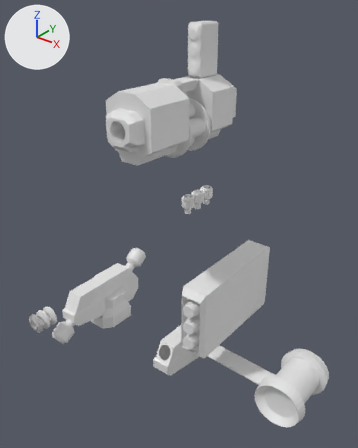
One commit to the Blender file Assets/Models/NewMech/base-mech.blend: the scene before it, then after it.
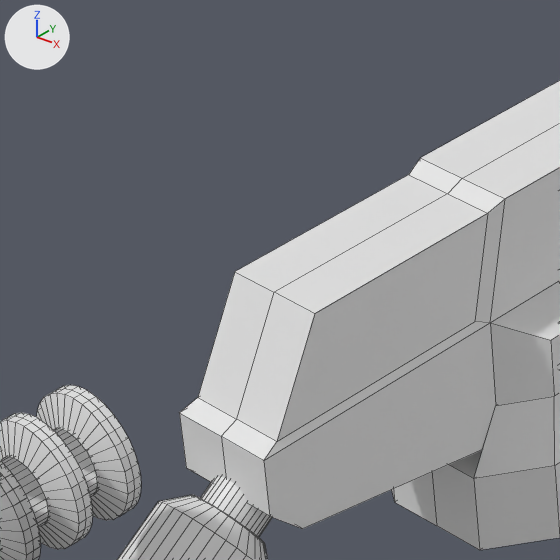
Old and new are each drawn whole from a 50 mm lens placed at (43.6, -43.3, 70.8), pointed at (12.2, -4.1, 46.5) and again close up on the part from 11% to 32% of the width and 57% to 74% of the height. Every picture has the same lights, and +X, +Y and +Z are marked at upper left. The close-ups show mesh edges as thin lines.

Script lines for the objects in view, before the commit:
```python
ob_capacitor_002 = bpy.data.objects.new('Capacitor.002', me_cylinder_014)
ob_capacitor_002.parent = ob_laser_gun_base
ob_capacitor_002.location = (-1.542, 1.636, 31.57)
ob_capacitor_002.rotation_euler = (-2.147, -0.0561, 3.192)  # degrees (-123, -3.2, 183)
ob_laser_gun_base = bpy.data.objects.new('Laser_Gun_Base', me_cube_015)
ob_laser_gun_base.parent = ob_uppertorso
ob_laser_gun_base.location = (0.0807, -2.861, 27.3)
ob_laser_gun_coil_002 = bpy.data.objects.new('Laser_Gun_Coil.002', me_cylinder_006)
ob_laser_gun_coil_002.parent = ob_laser_gun_base
ob_laser_gun_coil_002.location = (-1.585, -2.055, 34.38)
ob_laser_gun_coil_002.rotation_euler = (1.571, 3.142, 0.0)  # degrees (90, 180, 0)
ob_laser_gun_coil_002.scale = (-1.0, -1.0, -0.362)
# also in view: 'Laser_Gun_Coil.001' at (0.1, -16.3, 34.2); 'Laser_Gun_Coil.004' at (0.1, -14.2, 34.2); 'Laser_Gun_Coil.003' at (0.1, -15.2, 34.2)
```
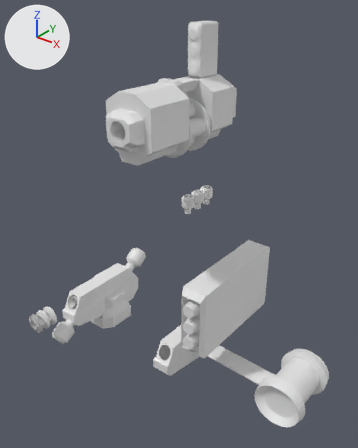
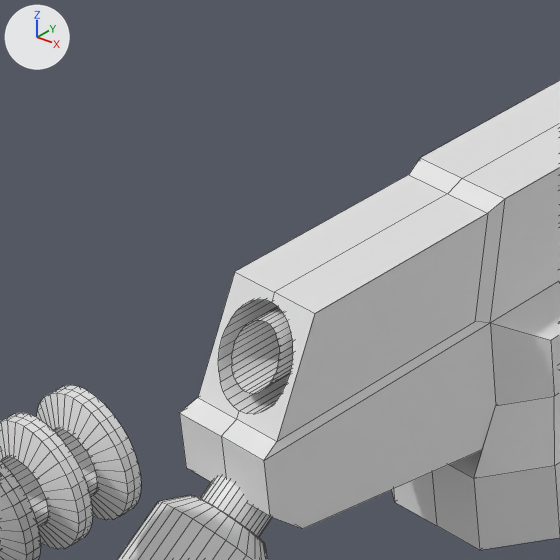
What differs and where, as boxes (x1, y1, x2, y2) in the close-ups (560 x 560 px):
part 1 of me_cube_015, added
    after: (232, 307, 293, 394)
part 2 of me_cube_015, built on
    both: (198, 272, 314, 442)

The change in detail:
me_cube_015 is used by ob_laser_gun_base; parent ob_uppertorso; location (0.0807, -2.861, 27.3).
me_cube_015 had 81 vertices, 72 faces and spanned x -2.08..2.08, y -6.05..4.07, z -3.19..2.76.
me_cube_015 now has 245 vertices, 169 faces and spans x -2.08..2.08, y -6.05..4.07, z -3.19..2.76.
me_cube_015 part 1: a new loose piece of 66 vertices spanning x -0.48..0.48, y -5.53..-2.4, z 1.27..2.23, in mat_material (its picture is missing).
Part 2, on me_cube_015:
2 faces are deleted.
98 vertices are added at x -0.75..0.75, y -5.67..2.69, z 1.0..2.5.
67 new faces join them.
